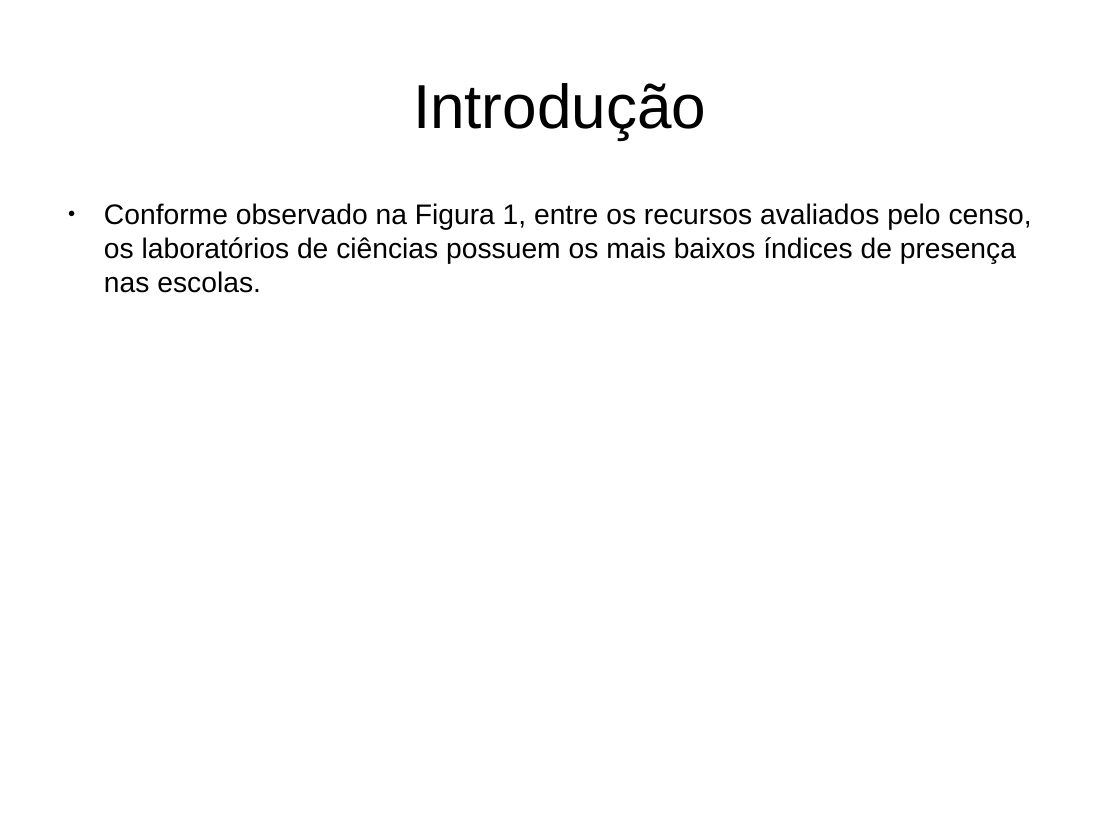
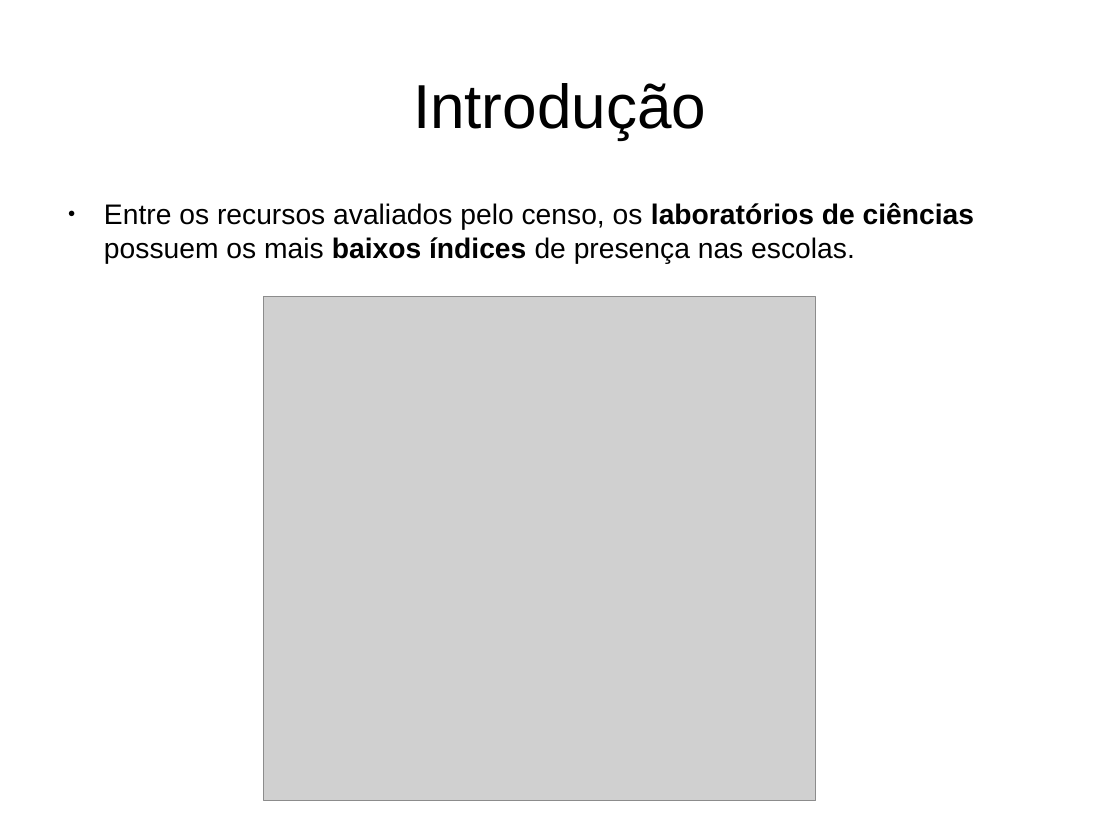
Before and after one commit to alexandre-costa-81/mpdc, a slide deck: slide 4 of mineracao-de-dados-educacionais-nos-resultados-do-enem-de-2015.odp. Drawn at 1120x840 pixels with LibreOffice and Linux fonts; fonts in the diff are those of the drawing; grey boxes stand for pictures. Boxes give left, top, right and bottom in pixels: in the first picture for what was removed or moved away, otherwise in the second. Text is boxed around its words. In the diff, an @@ line names an element or a change of style, - is before the commit and + after.

```diff
--- a/mineracao-de-dados-educacionais-nos-resultados-do-enem-de-2015.odp
+++ b/mineracao-de-dados-educacionais-nos-resultados-do-enem-de-2015.odp
@@ text at [104,203,974,264]: text changed @@
-● Conforme observado na Figura 1, entre os recursos avaliados pelo censo, os laboratórios de ciências possuem os mais baixos índices de presença nas escolas.
+● Entre os recursos avaliados pelo censo, os laboratórios de ciências possuem os mais baixos índices de presença nas escolas.
@@ picture added at [264,297,816,801] @@
```
Also in this commit, not shown: 12 other slides changed, 12 slides added, 12 slides removed, 2 other files.
